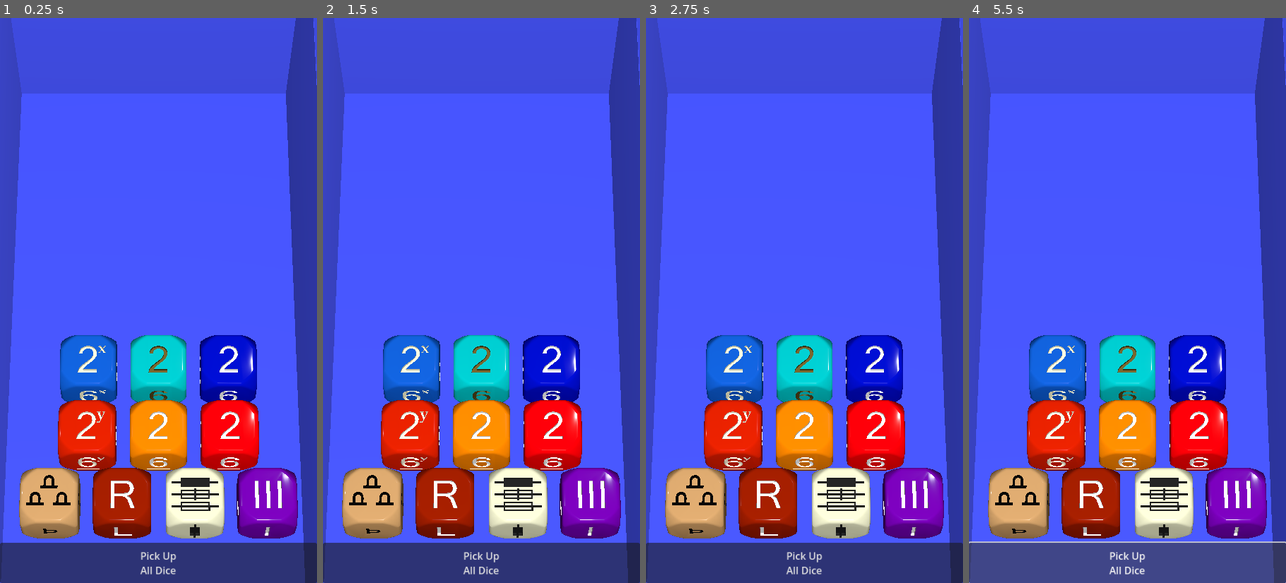
Above: before the commit, frames 1-4 (left to right).
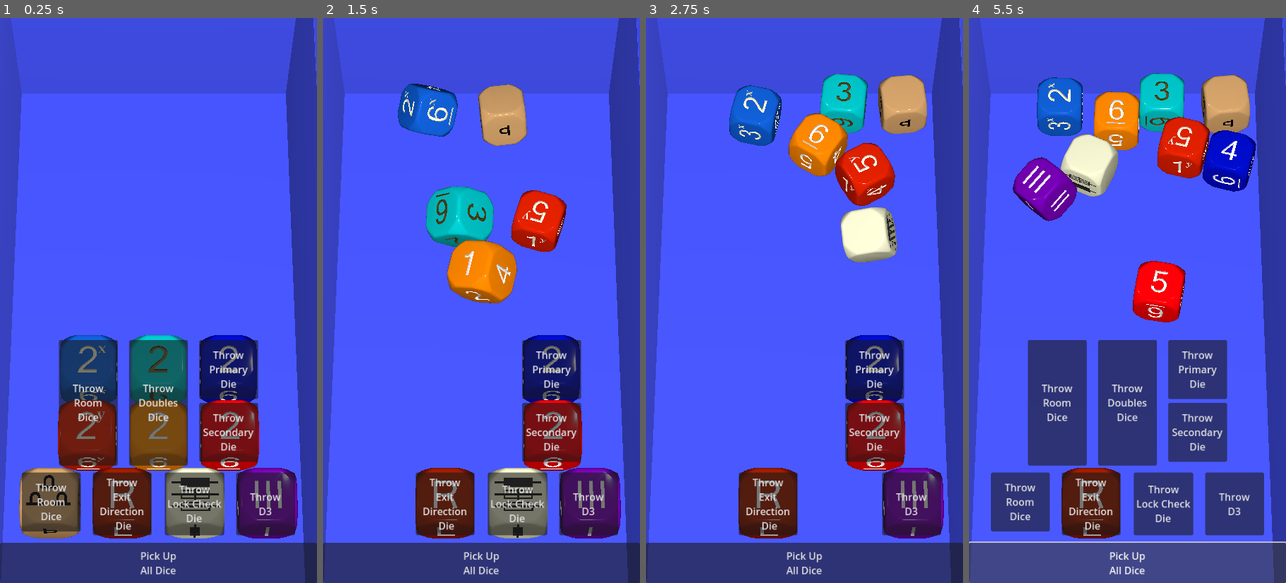
Above: after the commit, the same moments.

Repository: Teufelauto/2D6D-Dice
Game: Godot game, scene res://world.tscn
Same seed, same stepped clock (60 frames per second), same inputs: the game is played once before the commit and once after it.
Inputs (mouse positions are in pixels of both pictures, inside the frame that each line leads up to):
- Up to frame 1 (0.25 s): no input
- Up to frame 2 (1.5 s): click (411, 402) at 0.5 s, where only the run after the commit has a clickable "Throw Room Dice"; click (481, 402) at 1.25 s, where only the run after the commit has a clickable "Throw Doubles Dice"
- Up to frame 3 (2.75 s): click (839, 503) at 2 s, where only the run after the commit has a clickable "Throw Lock Check Die"
- Up to frame 4 (5.5 s): click (1197, 368) at 2.75 s, where only the run after the commit has a clickable "Throw Primary Die"; click (1197, 430) at 3.5 s, where only the run after the commit has a clickable "Throw Secondary Die"; click (1235, 503) at 4.25 s, where only the run after the commit has a clickable "Throw D3"; click "Pick Up All Dice" at 5 s

The runs differ from the first frame. In frame 1, 20% of the frame differs, in the area x 6-94%, y 57-92%; in frame 2, 29%; in frame 3, 29%; in frame 4, 35%, in the area x 6-94%, y 9-93%.

Commit message:
Dice buttons implemented
buttons don't disappear, and dice sometimes slide like ice

Diff:
--- a/Dice Models/Die Roll Reference.gd
+++ b/Dice Models/Die Roll Reference.gd
@@ -4,10 +4,22 @@
 
 @onready var raycasts = $Raycasts.get_children()
 
+@onready var button_throw_xy = $/root/world/DiceTray/RoomSizeDice/XYThrowButton
+@onready var button_throw_xy2 = $/root/world/DiceTray/RoomSizeDice/XYThrowButton2
+@onready var button_throw_doubles = $/root/world/DiceTray/DoublesDice/DoubleThrowButton
+@onready var button_throw_exit_direction = $/root/world/DiceTray/RoomExitDirectionDie/LCRThrowButton
+@onready var button_throw_lock_check = $/root/world/DiceTray/ExitLockCheckDie/ExitLockThrowButton
+@onready var button_throw_primary = $/root/world/DiceTray/PrimaryDie/PrimeThrowButton
+@onready var button_throw_secondary = $/root/world/DiceTray/SecondaryDie/SecondaryThrowButton
+@onready var button_throw_d3 = $/root/world/DiceTray/D3Die/D3ThrowButton
+
+
+
+
 
 var start_pos
-var roll_strength = 25
-var spin_strength = 1.5
+var roll_strength = 20
+var spin_strength = 1.0
 var is_rolling = false
 
 
@@ -40,7 +52,7 @@
 	transform.basis = Basis(Vector3.FORWARD, randf_range(0, 2* PI)) * transform.basis
 
 	# Random Throw Impulse  --- Change vector for direction
-	var throw_vector = Vector3(randf_range(-.02, .02), 0, randf_range(-1, -.8)).normalized()
+	var throw_vector = Vector3(randf_range(-.1, .1), 0, randf_range(-1, -.8)).normalized()
 	angular_velocity = throw_vector * roll_strength * spin_strength
 	apply_central_impulse(throw_vector * roll_strength)
 	is_rolling = true
@@ -62,6 +74,7 @@
 
 # Put the dice back in the home position.
 func _return_die():
+	# Return the dice to home
 	self.set_collision_layer_value ( 2, false)
 	linear_velocity = Vector3.ZERO
 	angular_velocity = Vector3.ZERO
@@ -69,15 +82,26 @@
 	freeze = true
 	sleeping = true
 
+	# Turn on the Roll Buttons again
+	button_throw_xy.visible = true
+	button_throw_xy2.visible = true
+	button_throw_doubles.visible = true
+	button_throw_exit_direction.visible = true
+	button_throw_lock_check.visible = true
+	button_throw_primary.visible = true
+	button_throw_secondary.visible = true
+	button_throw_d3.visible = true
 
-# ------------------------------------------------------------------------------
+
+# -------------------------- PICK UP DICE --------------------------------------
 # Pick up ALL Dice
 func _on_pick_up_all_dice_button_pressed():
 	if !is_rolling:
 		_return_die()
 
-# ------------------------------------------------------------------------------
-# Roll 1 Die such as D3
+
+# --------------------------- REROLL DICE --------------------------------------
+# ReRoll 1 Die such as D3
 func _on_input_event(_camera, event, _position, _normal, _shape_idx):
 	if event.is_pressed() && !is_rolling:
 		_roll()
@@ -106,3 +130,46 @@
 func _on_d_secondary_add_num_input_event(_camera, event,_position, _normal, _shape_idx):
 	if event.is_pressed() && !is_rolling:
 		_roll()
+
+
+#---------------------------- ROLL DICE ----------------------------------------
+func _on_xy_throw_button_pressed():
+	if !is_rolling:
+		button_throw_xy.visible = false
+		button_throw_xy2.visible = false
+		_roll()
+
+
+func _on_double_throw_button_pressed():
+	if !is_rolling:
+		button_throw_doubles.visible = false
+		_roll()
+
+
+func _on_lcr_throw_button_pressed():
+	if !is_rolling:
+		button_throw_exit_direction.visible = false
+		_roll()
+
+
+func _on_exit_lock_throw_button_pressed():
+	if !is_rolling:
+		button_throw_lock_check.visible = false
+		_roll()
+
+func _on_prime_throw_button_pressed():
+	if !is_rolling:
+		button_throw_primary.visible = false
+		_roll()
+
+
+func _on_secondary_throw_button_pressed():
+	if !is_rolling:
+		button_throw_secondary.visible = false
+		_roll()
+
+
+func _on_d_3_throw_button_pressed():
+	if !is_rolling:
+		button_throw_d3.visible = false
+		_roll()
--- a/DiceTray.gd
+++ b/DiceTray.gd
@@ -11,6 +11,20 @@
 @onready var die_primary = $PrimaryDie/DieNumberedPrimary
 @onready var die_secondary = $SecondaryDie/DieNumberedSecondary
 @onready var die_d3 = $D3Die/DieD3
+
+@onready var button_throw_xy = $RoomSizeDice/XYThrowButton
+@onready var button_throw_xy2 = $RoomSizeDice/XYThrowButton2
+@onready var button_throw_doubles = $DoublesDice/DoubleThrowButton
+@onready var button_throw_exit_direction = $RoomExitDirectionDie/LCRThrowButton
+@onready var button_throw_lock_check = $ExitLockCheckDie/ExitLockThrowButton
+@onready var button_throw_primary = $PrimaryDie/PrimeThrowButton
+@onready var button_throw_secondary = $SecondaryDie/SecondaryThrowButton
+@onready var button_throw_d3 = $D3Die/D3ThrowButton
+
+
+
+
+
 
 
 # Called when the node enters the scene tree for the first time.
@@ -27,3 +41,13 @@
 	die_primary.set_collision_layer_value ( 2, false)
 	die_secondary.set_collision_layer_value ( 2, false)
 	die_d3.set_collision_layer_value ( 2, false)
+
+
+	button_throw_xy.visible = true
+	button_throw_xy2.visible = true
+	button_throw_doubles.visible = true
+	button_throw_exit_direction.visible = true
+	button_throw_lock_check.visible = true
+	button_throw_primary.visible = true
+	button_throw_secondary.visible = true
+	button_throw_d3.visible = true
--- a/world.tscn
+++ b/world.tscn
@@ -34,8 +34,8 @@
 roughness = 0.81
 
 [sub_resource type="PhysicsMaterial" id="PhysicsMaterial_2bp57"]
-friction = 0.25
-bounce = 0.1
+friction = 0.3
+bounce = 0.15
 
 [node name="world" type="Node3D"]
 script = ExtResource("1_8c8ky")
@@ -181,19 +181,22 @@
 
 [node name="DXDim" parent="DiceTray/RoomSizeDice" instance=ExtResource("5_rrt17")]
 transform = Transform3D(1, 0, 0, 0, 1, 0, 0, 0, 1, -0.2, 0.8, 0.2)
+collision_layer = 0
 gravity_scale = 2.0
 
 [node name="DYDim" parent="DiceTray/RoomSizeDice" instance=ExtResource("6_pkkkg")]
 transform = Transform3D(1, 0, 0, 0, 1, 0, 0, 0, 1, -0.2, 0.8, 0.4)
+collision_layer = 0
 mass = 5.0
 gravity_scale = 2.0
 
 [node name="DieDoorPics" parent="DiceTray/RoomSizeDice" instance=ExtResource("2_doy3w")]
 transform = Transform3D(-1, -8.74228e-08, 0, 8.74228e-08, -1, 0, 0, 0, 1, -0.3, 0.8, 0.6)
-gravity_scale = 2.0
-script = ExtResource("5_be0xo")
-
-[node name="XYPickUpButton" type="Button" parent="DiceTray/RoomSizeDice"]
+collision_layer = 0
+gravity_scale = 2.0
+script = ExtResource("5_be0xo")
+
+[node name="XYThrowButton" type="Button" parent="DiceTray/RoomSizeDice"]
 visible = false
 light_mask = 8
 visibility_layer = 8
@@ -208,26 +211,48 @@
 grow_vertical = 2
 size_flags_horizontal = 0
 size_flags_vertical = 0
-text = "Pick Up
+mouse_default_cursor_shape = 2
+text = "Throw
 Room
 Dice"
 
+[node name="XYThrowButton2" type="Button" parent="DiceTray/RoomSizeDice"]
+visible = false
+light_mask = 8
+visibility_layer = 8
+anchors_preset = 15
+anchor_right = 1.0
+anchor_bottom = 1.0
+offset_left = 35.0
+offset_top = 724.0
+offset_right = -377.0
+offset_bottom = -82.0
+grow_horizontal = 2
+grow_vertical = 2
+size_flags_horizontal = 0
+size_flags_vertical = 0
+mouse_default_cursor_shape = 2
+text = "Throw
+Room
+Dice"
+
 [node name="DoublesDice" type="Node3D" parent="DiceTray"]
 
 [node name="DPrimaryAddNum" parent="DiceTray/DoublesDice" instance=ExtResource("10_whr8r")]
 transform = Transform3D(1, 0, 0, 0, 1, 0, 0, 0, 1, 0, 0.8, 0.2)
-collision_layer = 2
+collision_layer = 0
 collision_mask = 255
 gravity_scale = 2.0
 
 [node name="DSecondaryAddNum" parent="DiceTray/DoublesDice" instance=ExtResource("9_7pahk")]
 transform = Transform3D(1, 0, 0, 0, 1, 0, 0, 0, 1, 0, 0.8, 0.4)
-collision_layer = 2
-collision_mask = 255
-gravity_scale = 2.0
-
-[node name="XYAddPickUpButton" type="Button" parent="DiceTray/DoublesDice"]
-visible = false
+collision_layer = 0
+collision_mask = 255
+gravity_scale = 2.0
+
+[node name="DoubleThrowButton" type="Button" parent="DiceTray/DoublesDice"]
+visible = false
+light_mask = 16
 visibility_layer = 16
 anchors_preset = 15
 anchor_right = 1.0
@@ -238,7 +263,7 @@
 offset_bottom = -187.0
 grow_horizontal = 2
 grow_vertical = 2
-text = "Pick Up
+text = "Throw
 Doubles
 Dice"
 
@@ -246,11 +271,11 @@
 
 [node name="DieLCR" parent="DiceTray/RoomExitDirectionDie" instance=ExtResource("4_yene3")]
 transform = Transform3D(1, 0, 0, 0, 1, 0, 0, 0, 1, -0.1, 0.8, 0.6)
-collision_layer = 2
-collision_mask = 255
-script = ExtResource("5_be0xo")
-
-[node name="LCRPickUpButton" type="Button" parent="DiceTray/RoomExitDirectionDie"]
+collision_layer = 0
+collision_mask = 255
+script = ExtResource("5_be0xo")
+
+[node name="LCRThrowButton" type="Button" parent="DiceTray/RoomExitDirectionDie"]
 visible = false
 visibility_layer = 32
 anchors_preset = 15
@@ -262,7 +287,7 @@
 offset_bottom = -76.0
 grow_horizontal = 2
 grow_vertical = 2
-text = "Pick Up
+text = "Throw
 Exit
 Direction
  Die"
@@ -271,12 +296,12 @@
 
 [node name="DieLocked" parent="DiceTray/ExitLockCheckDie" instance=ExtResource("4_wvsjv")]
 transform = Transform3D(1.91069e-15, -4.37114e-08, -1, -1, -4.37114e-08, 0, -4.37114e-08, 1, -4.37114e-08, 0.1, 0.8, 0.6)
-collision_layer = 2
-collision_mask = 255
-gravity_scale = 2.0
-script = ExtResource("5_be0xo")
-
-[node name="ExitLockPickUpButton" type="Button" parent="DiceTray/ExitLockCheckDie"]
+collision_layer = 0
+collision_mask = 255
+gravity_scale = 2.0
+script = ExtResource("5_be0xo")
+
+[node name="ExitLockThrowButton" type="Button" parent="DiceTray/ExitLockCheckDie"]
 visible = false
 visibility_layer = 64
 anchors_preset = 15
@@ -288,7 +313,7 @@
 offset_bottom = -76.0
 grow_horizontal = 2
 grow_vertical = 2
-text = "Pick Up
+text = "Throw
 Lock Check
 Die"
 
@@ -296,12 +321,12 @@
 
 [node name="DieNumberedPrimary" parent="DiceTray/PrimaryDie" instance=ExtResource("11_xvj32")]
 transform = Transform3D(1, 0, 0, 0, 1, 0, 0, 0, 1, 0.2, 0.8, 0.2)
-collision_layer = 2
-collision_mask = 255
-gravity_scale = 2.0
-script = ExtResource("5_be0xo")
-
-[node name="PrimePickUpButton" type="Button" parent="DiceTray/PrimaryDie"]
+collision_layer = 0
+collision_mask = 255
+gravity_scale = 2.0
+script = ExtResource("5_be0xo")
+
+[node name="PrimeThrowButton" type="Button" parent="DiceTray/PrimaryDie"]
 visible = false
 anchors_preset = 15
 anchor_right = 1.0
@@ -312,7 +337,7 @@
 offset_bottom = -293.0
 grow_horizontal = 2
 grow_vertical = 2
-text = "Pick Up
+text = "Throw
 Primary
 Die"
 
@@ -320,12 +345,12 @@
 
 [node name="DieNumberedSecondary" parent="DiceTray/SecondaryDie" instance=ExtResource("12_lylh5")]
 transform = Transform3D(1, 0, 0, 0, 1, 0, 0, 0, 1, 0.2, 0.8, 0.4)
-collision_layer = 2
-collision_mask = 255
-gravity_scale = 2.0
-script = ExtResource("5_be0xo")
-
-[node name="PrimePickUpButton2" type="Button" parent="DiceTray/SecondaryDie"]
+collision_layer = 0
+collision_mask = 255
+gravity_scale = 2.0
+script = ExtResource("5_be0xo")
+
+[node name="SecondaryThrowButton" type="Button" parent="DiceTray/SecondaryDie"]
 visible = false
 anchors_preset = 15
 anchor_right = 1.0
@@ -336,7 +361,7 @@
 offset_bottom = -193.0
 grow_horizontal = 2
 grow_vertical = 2
-text = "Pick Up
+text = "Throw
 Secondary
 Die"
 
@@ -344,13 +369,13 @@
 
 [node name="DieD3" parent="DiceTray/D3Die" instance=ExtResource("13_sq0i1")]
 transform = Transform3D(1, 0, 0, 0, 1, 0, 0, 0, 1, 0.3, 0.8, 0.6)
-collision_layer = 2
+collision_layer = 0
 collision_mask = 255
 gravity_scale = 2.0
 freeze = true
 script = ExtResource("5_be0xo")
 
-[node name="D3PickUpButton" type="Button" parent="DiceTray/D3Die"]
+[node name="D3ThrowButton" type="Button" parent="DiceTray/D3Die"]
 visible = false
 anchors_preset = 15
 anchor_right = 1.0
@@ -361,7 +386,7 @@
 offset_bottom = -76.0
 grow_horizontal = 2
 grow_vertical = 2
-text = "Pick Up
+text = "Throw
 D3"
 
 [node name="PickUpAllDiceButton" type="Button" parent="DiceTray"]
@@ -385,20 +410,33 @@
 [connection signal="input_event" from="DiceTray/RoomSizeDice/DieDoorPics" to="DiceTray/RoomSizeDice/DYDim" method="_on_die_door_pics_input_event"]
 [connection signal="input_event" from="DiceTray/RoomSizeDice/DieDoorPics" to="DiceTray/RoomSizeDice/DieDoorPics" method="_on_input_event"]
 [connection signal="sleeping_state_changed" from="DiceTray/RoomSizeDice/DieDoorPics" to="DiceTray/RoomSizeDice/DieDoorPics" method="_on_sleeping_state_changed"]
+[connection signal="pressed" from="DiceTray/RoomSizeDice/XYThrowButton" to="DiceTray/RoomSizeDice/DXDim" method="_on_xy_throw_button_pressed"]
+[connection signal="pressed" from="DiceTray/RoomSizeDice/XYThrowButton" to="DiceTray/RoomSizeDice/DYDim" method="_on_xy_throw_button_pressed"]
+[connection signal="pressed" from="DiceTray/RoomSizeDice/XYThrowButton" to="DiceTray/RoomSizeDice/DieDoorPics" method="_on_xy_throw_button_pressed"]
+[connection signal="pressed" from="DiceTray/RoomSizeDice/XYThrowButton2" to="DiceTray/RoomSizeDice/DXDim" method="_on_xy_throw_button_pressed"]
+[connection signal="pressed" from="DiceTray/RoomSizeDice/XYThrowButton2" to="DiceTray/RoomSizeDice/DYDim" method="_on_xy_throw_button_pressed"]
+[connection signal="pressed" from="DiceTray/RoomSizeDice/XYThrowButton2" to="DiceTray/RoomSizeDice/DieDoorPics" method="_on_xy_throw_button_pressed"]
 [connection signal="input_event" from="DiceTray/DoublesDice/DPrimaryAddNum" to="DiceTray/DoublesDice/DPrimaryAddNum" method="_on_input_event"]
 [connection signal="input_event" from="DiceTray/DoublesDice/DPrimaryAddNum" to="DiceTray/DoublesDice/DSecondaryAddNum" method="_on_d_primary_add_num_input_event"]
 [connection signal="input_event" from="DiceTray/DoublesDice/DSecondaryAddNum" to="DiceTray/DoublesDice/DPrimaryAddNum" method="_on_d_secondary_add_num_input_event"]
 [connection signal="input_event" from="DiceTray/DoublesDice/DSecondaryAddNum" to="DiceTray/DoublesDice/DSecondaryAddNum" method="_on_input_event"]
+[connection signal="pressed" from="DiceTray/DoublesDice/DoubleThrowButton" to="DiceTray/DoublesDice/DPrimaryAddNum" method="_on_double_throw_button_pressed"]
+[connection signal="pressed" from="DiceTray/DoublesDice/DoubleThrowButton" to="DiceTray/DoublesDice/DSecondaryAddNum" method="_on_double_throw_button_pressed"]
 [connection signal="input_event" from="DiceTray/RoomExitDirectionDie/DieLCR" to="DiceTray/RoomExitDirectionDie/DieLCR" method="_on_input_event"]
 [connection signal="sleeping_state_changed" from="DiceTray/RoomExitDirectionDie/DieLCR" to="DiceTray/RoomExitDirectionDie/DieLCR" method="_on_sleeping_state_changed"]
+[connection signal="pressed" from="DiceTray/RoomExitDirectionDie/LCRThrowButton" to="DiceTray/RoomExitDirectionDie/DieLCR" method="_on_lcr_throw_button_pressed"]
 [connection signal="input_event" from="DiceTray/ExitLockCheckDie/DieLocked" to="DiceTray/ExitLockCheckDie/DieLocked" method="_on_input_event"]
 [connection signal="sleeping_state_changed" from="DiceTray/ExitLockCheckDie/DieLocked" to="DiceTray/ExitLockCheckDie/DieLocked" method="_on_sleeping_state_changed"]
+[connection signal="pressed" from="DiceTray/ExitLockCheckDie/ExitLockThrowButton" to="DiceTray/ExitLockCheckDie/DieLocked" method="_on_exit_lock_throw_button_pressed"]
 [connection signal="input_event" from="DiceTray/PrimaryDie/DieNumberedPrimary" to="DiceTray/PrimaryDie/DieNumberedPrimary" method="_on_input_event"]
 [connection signal="sleeping_state_changed" from="DiceTray/PrimaryDie/DieNumberedPrimary" to="DiceTray/PrimaryDie/DieNumberedPrimary" method="_on_sleeping_state_changed"]
+[connection signal="pressed" from="DiceTray/PrimaryDie/PrimeThrowButton" to="DiceTray/PrimaryDie/DieNumberedPrimary" method="_on_prime_throw_button_pressed"]
 [connection signal="input_event" from="DiceTray/SecondaryDie/DieNumberedSecondary" to="DiceTray/SecondaryDie/DieNumberedSecondary" method="_on_input_event"]
 [connection signal="sleeping_state_changed" from="DiceTray/SecondaryDie/DieNumberedSecondary" to="DiceTray/SecondaryDie/DieNumberedSecondary" method="_on_sleeping_state_changed"]
+[connection signal="pressed" from="DiceTray/SecondaryDie/SecondaryThrowButton" to="DiceTray/SecondaryDie/DieNumberedSecondary" method="_on_secondary_throw_button_pressed"]
 [connection signal="input_event" from="DiceTray/D3Die/DieD3" to="DiceTray/D3Die/DieD3" method="_on_input_event"]
 [connection signal="sleeping_state_changed" from="DiceTray/D3Die/DieD3" to="DiceTray/D3Die/DieD3" method="_on_sleeping_state_changed"]
+[connection signal="pressed" from="DiceTray/D3Die/D3ThrowButton" to="DiceTray/D3Die/DieD3" method="_on_d_3_throw_button_pressed"]
 [connection signal="pressed" from="DiceTray/PickUpAllDiceButton" to="DiceTray/RoomSizeDice/DXDim" method="_on_pick_up_all_dice_button_pressed"]
 [connection signal="pressed" from="DiceTray/PickUpAllDiceButton" to="DiceTray/RoomSizeDice/DYDim" method="_on_pick_up_all_dice_button_pressed"]
 [connection signal="pressed" from="DiceTray/PickUpAllDiceButton" to="DiceTray/RoomSizeDice/DieDoorPics" method="_on_pick_up_all_dice_button_pressed"]
